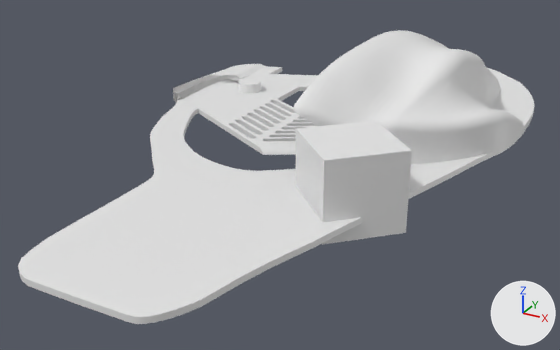
One commit to the Blender file projects/g502 hero/rightshape.blend: the scene before it, then after it.
Both versions are drawn from a 50 mm camera at (82.1, -225.7, 85.4) aimed at (-11.6, -55.2, 0.1). The axes (+X, +Y, +Z) are drawn at lower right. The lights are the same throughout.

The scene before the commit, as lines of its bpy script (objects in view):
```python
me_circle = bpy.data.meshes.new('Circle')
me_circle.from_pydata(...)  # 88 vertices, 97 faces; spans x -2.56..1.0, y -0.94..4.01, z 0.0..2.02
me_circle.materials.append(None)
me_cube = bpy.data.meshes.new('Cube')
me_cube.from_pydata(...)  # a box spanning x -1.0..1.0, y -1.0..1.0, z -1.0..1.0
me_mesh_001 = bpy.data.meshes.new('Mesh.001')
me_mesh_001.from_pydata(...)  # 190 vertices, 97 faces; spans x -0.0324..0.0778, y -0.0894..0.0337, z 0.0..0.0016
me_mesh_001.polygons.foreach_set('use_smooth', [True] * 97)
ob_cube = bpy.data.objects.new('Cube', me_cube)
ob_cube.location = (17.9, -75.6, 12.9)
ob_cube.rotation_euler = (0.0, 0.0, 0.785)  # degrees (0, 0, 45)
ob_cube.scale = (10.0, 10.0, 10.0)
ob_right_plate = bpy.data.objects.new('Right Plate', me_circle)
ob_right_plate.location = (32.4, -5.0, 6.8)
ob_right_plate.scale = (10.0, 10.0, 1.0)
ob_shape_wrist = bpy.data.objects.new('shape wrist', me_mesh_001)
ob_shape_wrist.location = (-30.4, -55.7, 6.8)
ob_shape_wrist.scale = (920.0, 920.0, 920.0)
# also in view: 'Right Shape' at (8.9, -14.6, 21.1); 'Thumb' at (-56.5, -12.9, 8.6); 'Base' at (-20.5, -14.9, 9.1)
```
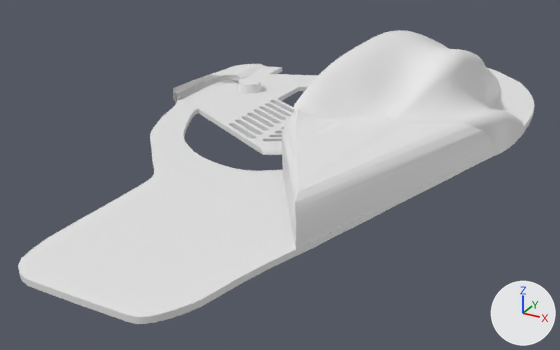
Changed parts and their boxes (x1, y1, x2, y2) in the pictures (560 x 350 px):
```json
{"object": "Right", "change": "added", "after": [282, 108, 493, 256]}
{"object": "Cube", "change": "hidden", "before": [295, 121, 412, 245]}
```

The change, as JSON lines over the scene's bpy script:
```json
{"op": "add", "block": "me_cube_007", "code": ["me_cube_007 = bpy.data.meshes.new('Cube.007')", "me_cube_007.from_pydata(...)  # 121 vertices, 123 faces; spans x -1.0..0.9, y -1.0..0.81, z -1.0..0.65"]}
{"op": "set", "path": "ob_cube.location", "old": "(17.9, -75.6, 12.9)", "new": "(17.9, -75.6, 33.3)"}
{"op": "add", "block": "ob_cube", "code": "ob_cube.hide_set(True)"}
{"op": "add", "block": "ob_right", "code": ["ob_right = bpy.data.objects.new('Right', me_cube_007)", "ob_right.location = (27.4, -61.7, 16.9)", "ob_right.rotation_euler = (0.0, 0.0, 0.569)  # degrees (0, 0, 33)", "ob_right.scale = (30.0, 30.0, 10.1)"]}
```
